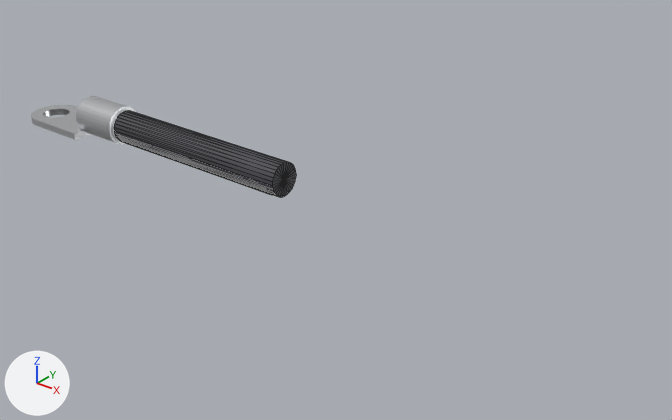
Renders of the glTF model parts3d/lug-38-neg.glb from each side of a commit.
Rendered twice from a camera (50 mm lens) standing at (0.3, -0.2, 0.127) and looking at (0.132, 0.01, -0.003). The axes (+X, +Y, +Z) are drawn at lower left. The lights are the same throughout. The first picture is the older version. Mesh edges are drawn as thin lines on the coarser meshes.

In view in the first picture: 'cable_2awg', 'cable_4awg', 'lug_2awg' and 1 more.
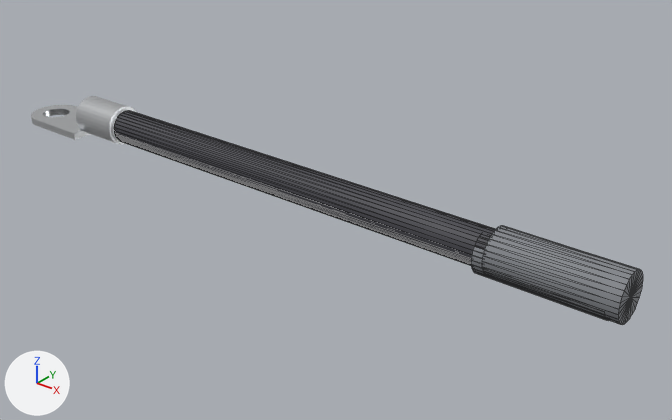
Where the change shows, as pixel boxes [x1, y1, x2, y2] in the pictures (672 x 420 px):
'cable_2awg', moved, rescaled (109% wider, 77% taller): before [114, 111, 296, 197]; after [114, 111, 495, 264]
'joint_2awg', added: after [482, 226, 643, 325]
'joint_4awg', added: after [471, 247, 607, 320]
'cable_4awg', moved, rescaled (mostly hidden): before [121, 141, 272, 195]; after [121, 141, 471, 265]

The change, as a diff of the scene's bpy script:
```diff
--- a/parts3d/lug-38-neg.glb.py
+++ b/parts3d/lug-38-neg.glb.py
@@ mat_heatshrink_joint @@
+mat_heatshrink_joint = principled_material('heatshrink_joint')
+mat_heatshrink_joint.base_color = (0.22, 0.231, 0.251)  # grey #818489
+mat_heatshrink_joint.roughness = 0.7
@@ me_cable_2awg_geom @@
 # used by ob_cable_2awg; location = (0.0, 0.0, 0.0)
-me_cable_2awg_geom.from_pydata(...)  # 58 vertices, 112 faces; spans x 0.0423..0.1185, y -0.0057..0.0057, z 0.0013..0.0127
+me_cable_2awg_geom.from_pydata(...)  # 58 vertices, 112 faces; spans x 0.0423..0.1947, y -0.0057..0.0057, z 0.0013..0.0127
+# me_cable_2awg_geom part 1: the whole mesh is scaled about its middle by (2, 1, 1), then moved by (0.0381, 0.0, 0.0)
 me_cable_2awg_geom.materials.append(mat_cable_black)
@@ me_cable_4awg_geom @@
 # used by ob_cable_4awg; location = (0.0, 0.0, 0.0)
-me_cable_4awg_geom.from_pydata(...)  # 58 vertices, 112 faces; spans x 0.0385..0.1147, y -0.0048..0.0048, z 0.0009..0.0105
+me_cable_4awg_geom.from_pydata(...)  # 58 vertices, 112 faces; spans x 0.0385..0.1909, y -0.0048..0.0048, z 0.0009..0.0105
+# me_cable_4awg_geom part 2: the whole mesh is scaled about its middle by (2, 1, 1), then moved by (0.0381, 0.0, 0.0)
 me_cable_4awg_geom.materials.append(mat_cable_black)
@@ me_joint_4awg_geom @@
+me_joint_4awg_geom.from_pydata(...)  # a 28-sided cylinder along x spanning x 0.1909..0.229, y -0.0064..0.0064, z -0.0006..0.0121
+me_joint_4awg_geom.materials.append(mat_heatshrink_joint)  # grey #818489
@@ me_joint_2awg_geom @@
+me_joint_2awg_geom.from_pydata(...)  # 58 vertices, 112 faces; spans x 0.1947..0.2328, y -0.0072..0.0072, z -0.0003..0.0142
+me_joint_2awg_geom.materials.append(mat_heatshrink_joint)  # grey #818489
@@ ob_joint_4awg @@
+ob_joint_4awg = bpy.data.objects.new('joint_4awg', me_joint_4awg_geom)
+ob_joint_4awg.location = (0.0, 0.0, 0.0)
@@ ob_joint_2awg @@
+ob_joint_2awg = bpy.data.objects.new('joint_2awg', me_joint_2awg_geom)
+ob_joint_2awg.location = (0.0, 0.0, 0.0)
```
